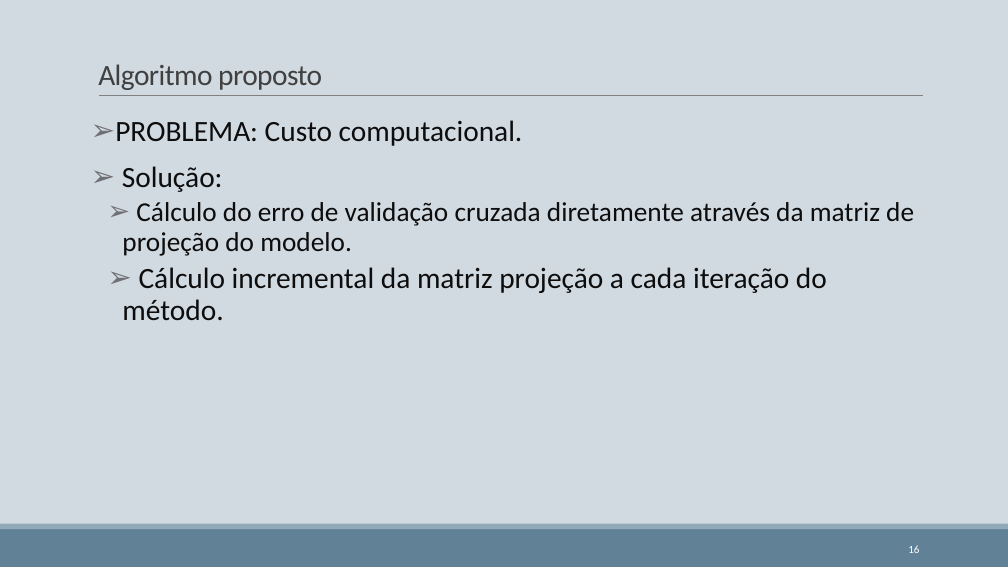
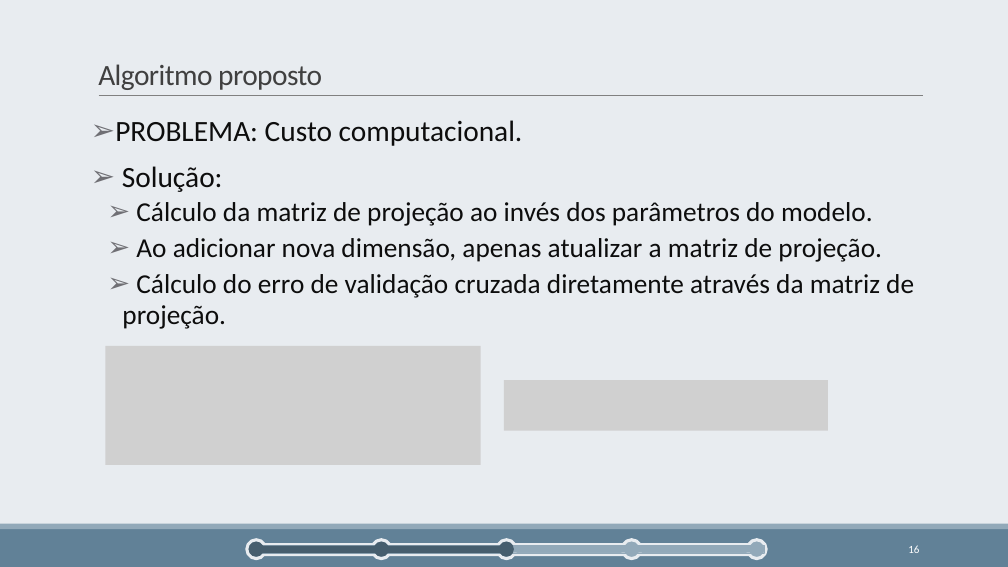
Before and after one commit to cmbhjv/TCC-Latex, a slide deck: slide 16 of TCC-Pres/Seleção Incremental de Variáveis utilizando Preditores Lineares e.pptx. Drawn at 1008x567 pixels with LibreOffice and Linux fonts; fonts in the diff are those of the drawing; grey boxes stand for pictures. Boxes give left, top, right and bottom in pixels: in the first picture for what was removed or moved away, otherwise in the second. Text is boxed around its words. In the diff, an @@ line names an element or a change of style, - is before the commit and + after.

Commit message:
Update 03/12

```diff
--- a/TCC-Pres/Seleção Incremental de Variáveis utilizando Preditores Lineares e.pptx
+++ b/TCC-Pres/Seleção Incremental de Variáveis utilizando Preditores Lineares e.pptx
@@ background #D1D9E1 to #E8ECF0 @@
@@ text at (122, 202, 914, 329): text changed @@
-  ➢ Cálculo do erro de validação cruzada diretamente através da matriz de projeção do modelo.
-  ➢ Cálculo incremental da matriz projeção a cada iteração do método.
+  ➢ Cálculo da matriz de projeção ao invés dos parâmetros do modelo.
+  ➢ Ao adicionar nova dimensão, apenas atualizar a matriz de projeção.
+  ➢ Cálculo do erro de validação cruzada diretamente através da matriz de projeção.
@@ picture added at (105, 346, 480, 464) @@
@@ picture added at (504, 380, 828, 431) @@
@@ ellipse added at (249, 541, 264, 557), fill #465E6E @@
@@ group added at (247, 540, 767, 559): 5 ellipses, 1 rounded rectangle, 1 rectangle @@
@@ rectangle added at (260, 546, 386, 554), fill #465E6E @@
@@ ellipse added at (371, 544, 381, 554), fill #465E6E @@
@@ ellipse added at (374, 541, 389, 557), fill #465E6E @@
@@ rectangle added at (385, 546, 511, 554), fill #465E6E @@
@@ ellipse added at (499, 541, 514, 557), fill #465E6E @@
```
Also in this commit, not shown: 15 other slides changed, 2 slides added, 1 slide removed.
